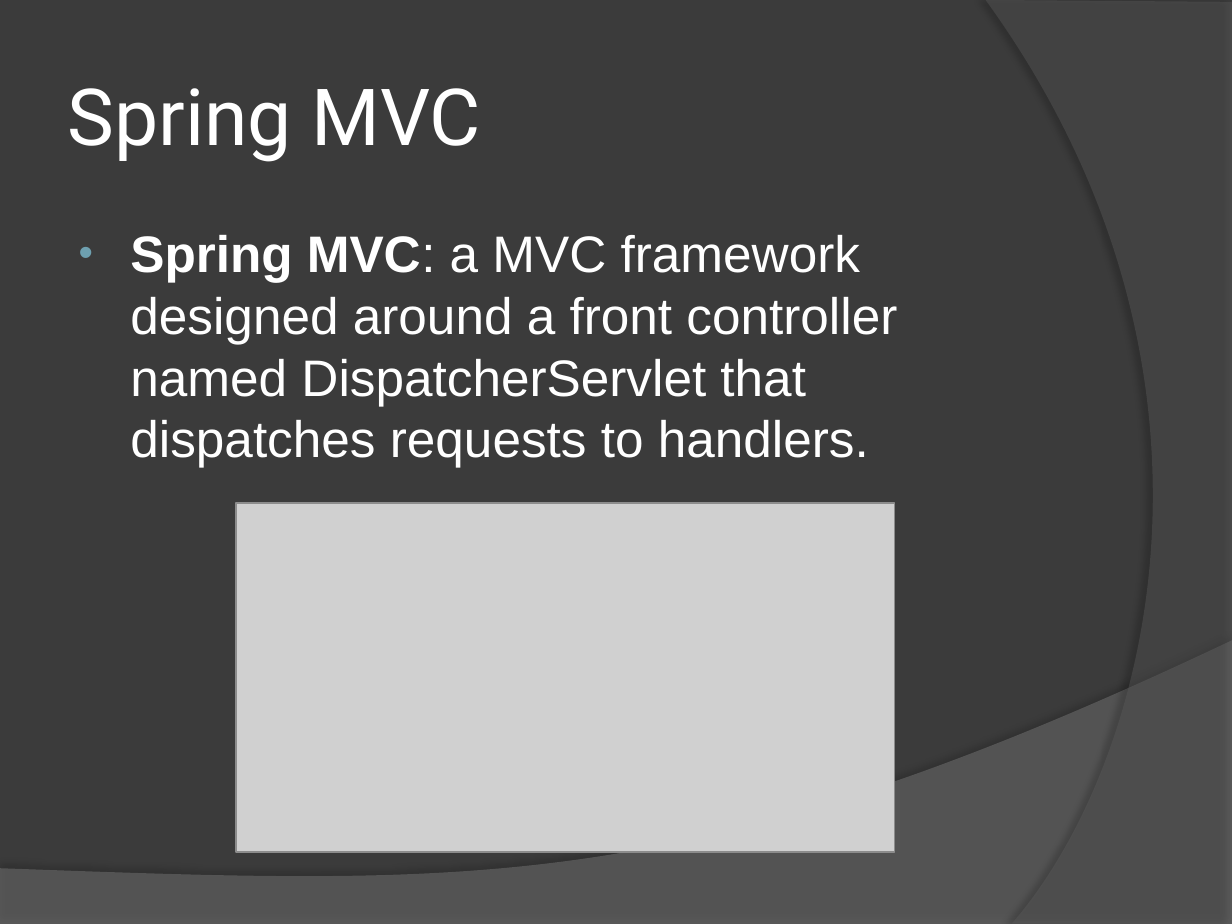
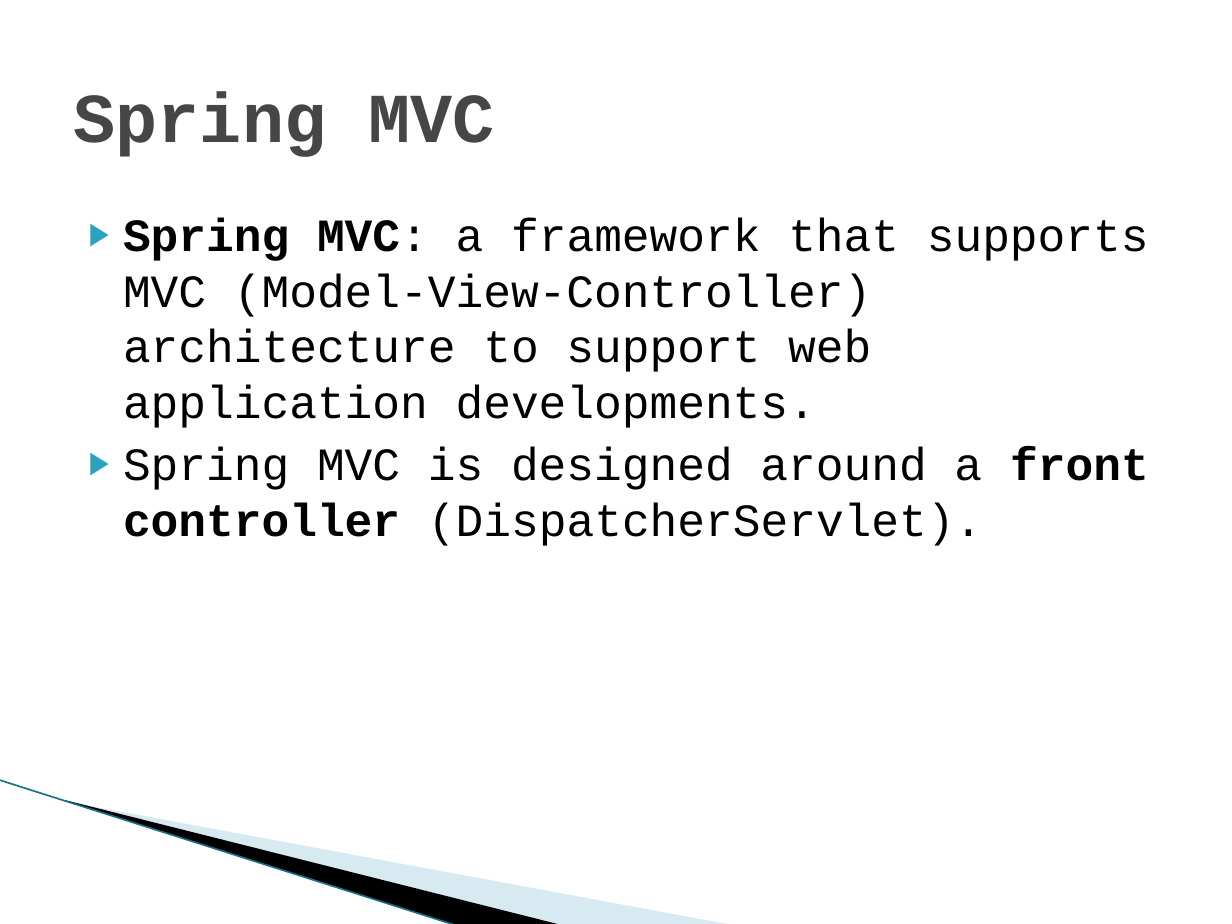
Before and after one commit to PusHGoD/DemoSpring, a slide deck: slide 14 of Spring.pptx (slide 5 before the commit). Drawn at 1232x924 pixels with LibreOffice and Linux fonts; fonts in the diff are those of the drawing; grey boxes stand for pictures; background and template pictures are left out. Boxes give left, top, right and bottom in pixels: in the first picture for what was removed or moved away, otherwise in the second. Text is boxed around its words. In the diff, an @@ line names an element or a change of style, - is before the commit and + after.

Commit message:
Update file (again)

```diff
--- a/Spring.pptx
+++ b/Spring.pptx
@@ background #3B3B3B to #FFFFFF @@
@@ freeform shape removed at [986, 0, 1232, 924] @@
@@ title "Spring MVC" at [74, 91, 494, 157]: size 46 to 41 pt, font Roboto to Courier New, text colour #FFFFFF to #464646, bold on @@
@@ text at [123, 218, 1149, 546]: text changed; size 30 to 27 pt; font Arial to Courier New; text colour #FFFFFF to #000000 @@
-• Spring MVC: a MVC framework designed around a front controller named DispatcherServlet that dispatches requests to handlers.
+▶ Spring MVC: a framework that supports MVC (Model-View-Controller) architecture to support web application developments.
+▶ Spring MVC is designed around a front controller (DispatcherServlet).
@@ picture removed at [237, 503, 894, 851] @@
@@ freeform shape removed at [0, 641, 1232, 924] @@
@@ line added from (0, 780) to (457, 924), #97C5D8 0.95 pt @@
@@ freeform shape added at [65, 800, 563, 924], fill #000000 @@
@@ freeform shape added at [68, 801, 733, 924], fill #A0CBDC at 40% opacity @@
```
Also in this commit, not shown: 3 other slides changed, 12 slides added, 3 slides removed.
